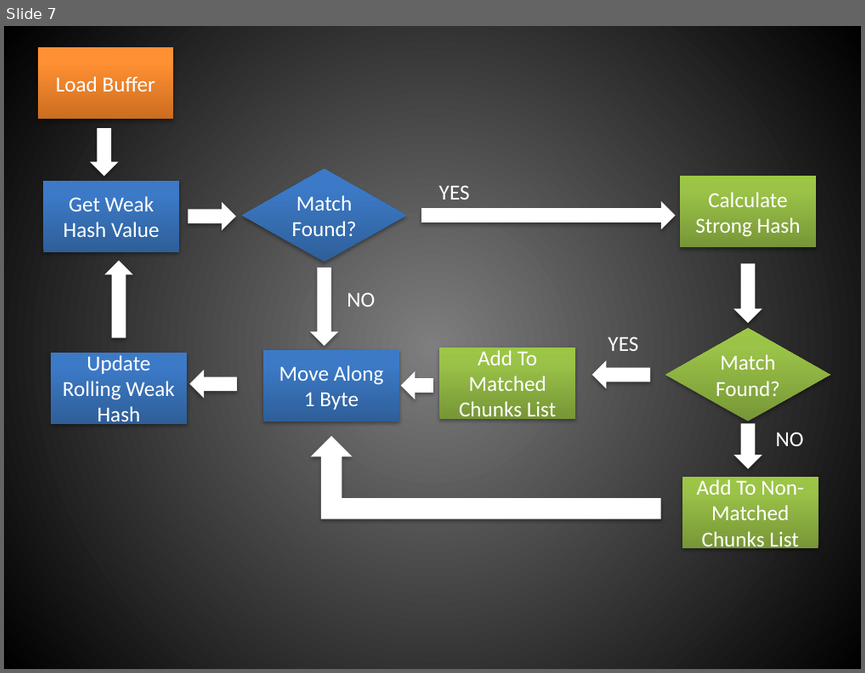
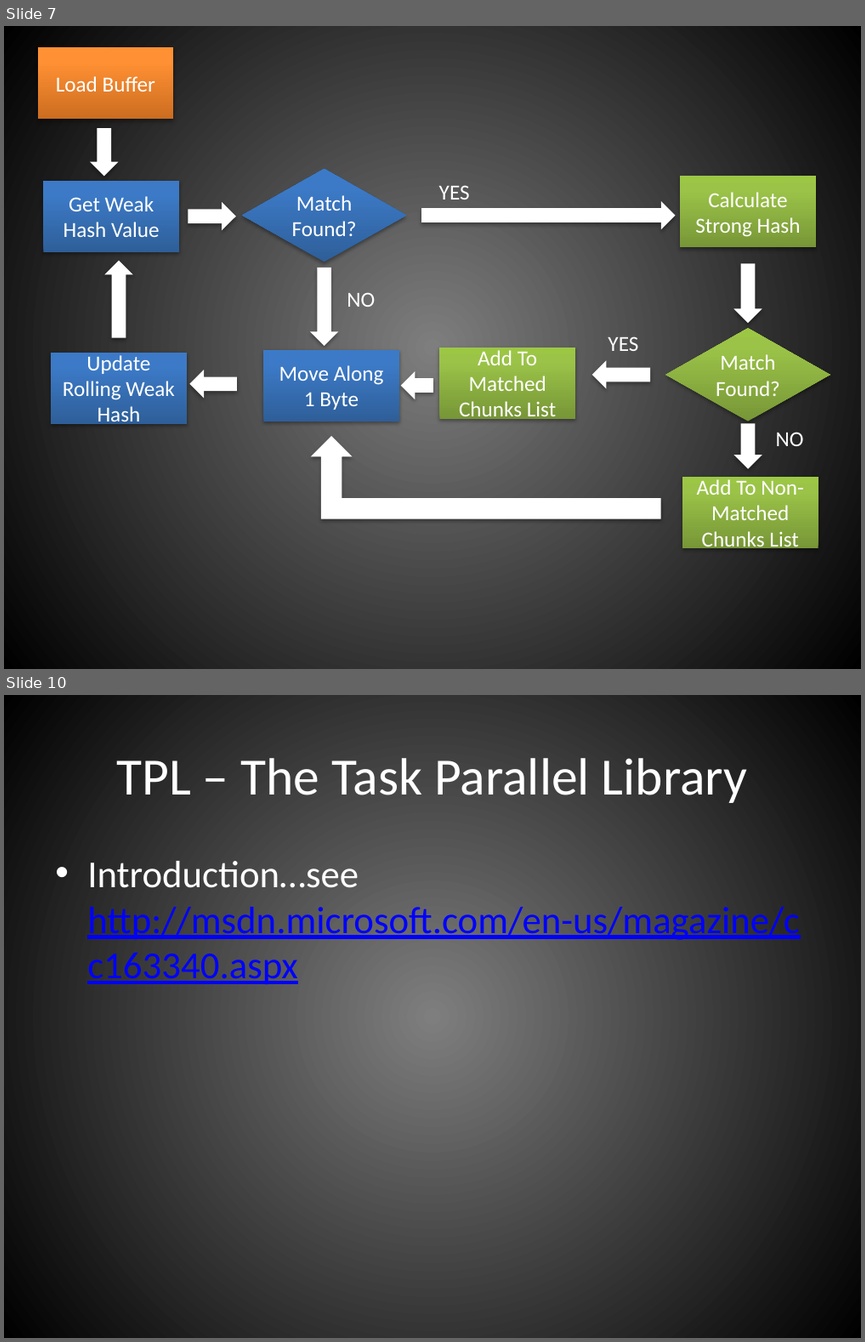
Before and after one commit to scottgal/SLRSyncUploader, a slide deck: Trunk/PicoDelta.pptx. Shown one above the other, each under a label of ours: slide 7 before the commit, slides 7 and 10 after it; the slides between them are not shown. The pictures are 865x673 and 865x1342 pixels, drawn with LibreOffice and Linux fonts; fonts in the diff are those of the drawing. Boxes give left, top, right and bottom in pixels: in the first picture for what was removed or moved away, otherwise in the second. Text is boxed around its words. In the diff, an @@ line names an element or a change of style, - is before the commit and + after.

```diff
--- a/Trunk/PicoDelta.pptx
+++ b/Trunk/PicoDelta.pptx
@@ slide 10 added at (4, 695, 861, 1338), background gradient #7F7F7F to #000000 @@
@@ title added at (116, 758, 748, 803), 44 pt, text #FFFFFF @@
+TPL – The Task Parallel Library
@@ text added at (87, 861, 799, 985), 32 pt, text #0000FF, underline @@
+• Introduction…see http://msdn.microsoft.com/en-us/magazine/cc163340.aspx
```
Also in this commit, not shown: 2 slides changed, 7 other slides added, 1 slide removed, 24 other files.
